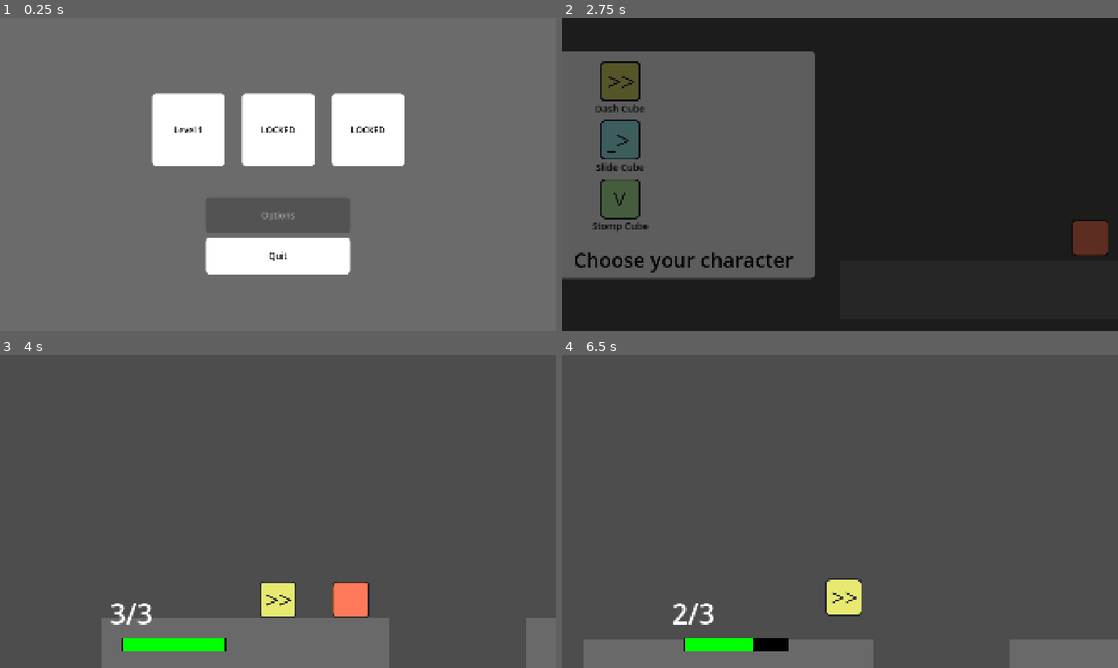
Above: before the commit, frames 1-4 (two rows, left to right).
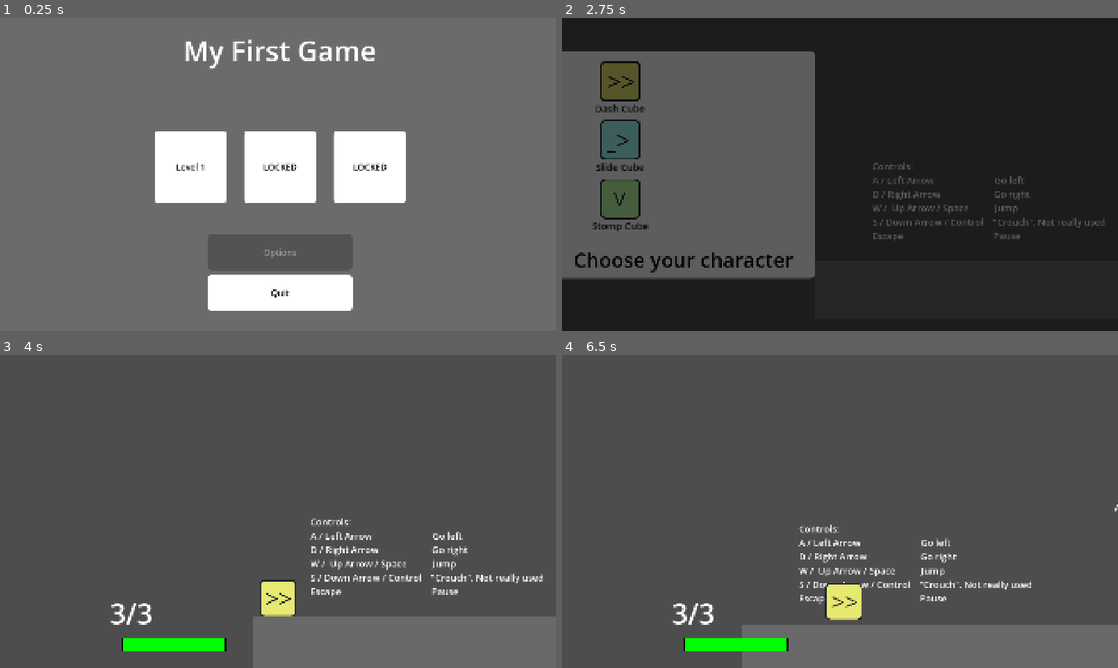
Above: after the commit, the same moments.

Repository: foxorbit/my-first-game
Game: Godot game, scene res://ui/main_menu/main_menu.tscn
The game is run twice, just before and just after one commit, with the same random seed, the same clock (stepped at 60 frames per second) and the same inputs. The engine's default icon, where the game draws it, is replaced by a stand-in: a white triangle on a blue panel in a dark square.
Inputs:
- Up to frame 1 (0.25 s): no input
- Up to frame 2 (2.75 s): click "LOCKED" at 0.5 s; click "LOCKED" at 1.25 s; click "Level 1" at 2 s
- Up to frame 3 (4 s): hold D (move_right) 2.78-3.5 s; tap W (jump) at 2.85, 3.02, 3.32 s; click "Dash Cube" at 3.5 s
- Up to frame 4 (6.5 s): hold D (move_right) 4.28-5.03 s; tap G (crit_test) at 4.35 s; tap W (jump) at 4.52, 4.55, 4.82, 5.3, 6.02, 6.05, 6.32 s; hold A (move_left) 5.03-5.78 s; hold S (crouch) 5.03-5.78 s; hold D (move_right) from 5.78 s (still down); tap J (heal) at 5.85 s

The runs differ from the first frame. In frame 1, 17% of the frame differs, in the area x 27-73%, y 6-94%; in frame 2, 1.6%; in frame 3, 9.9%; in frame 4, 9.5%.

Commit message:
second commit

Diff:
--- a/scenes/levels/level_1.tscn
+++ b/scenes/levels/level_1.tscn
@@ -10,26 +10,31 @@
 [ext_resource type="Shader" uid="uid://b8wet44dvc7ak" path="res://shaders/hit_flash.tres" id="8_qxy0u"]
 [ext_resource type="PackedScene" uid="uid://dkqm8q16fiokt" path="res://scenes/assets/death_trigger.tscn" id="8_s8va5"]
 [ext_resource type="PackedScene" uid="uid://bmo2warpyxgcc" path="res://sounds/sound_manager.tscn" id="9_dga24"]
+[ext_resource type="Texture2D" uid="uid://cgl0c7ruyrq2r" path="res://scenes/assets/goal.png" id="9_wtwp4"]
+[ext_resource type="PackedScene" uid="uid://d2j7kk5n00yvs" path="res://tutorial/tutorial.tscn" id="11_excbq"]
+[ext_resource type="PackedScene" uid="uid://x41pwjkjhfu5" path="res://tutorial/tutorial_2.tscn" id="12_iav0o"]
+[ext_resource type="PackedScene" uid="uid://b7a0l86kkh280" path="res://tutorial/tutorial_3.tscn" id="13_dnkej"]
+[ext_resource type="PackedScene" uid="uid://cfmciymj2yq6d" path="res://tutorial/tutorial_4.tscn" id="14_mm8aj"]
 
-[sub_resource type="ShaderMaterial" id="ShaderMaterial_qxy0u"]
+[sub_resource type="ShaderMaterial" id="ShaderMaterial_wtwp4"]
 resource_local_to_scene = true
 shader = ExtResource("8_qxy0u")
 shader_parameter/enabled = false
 shader_parameter/tint = Color(1, 1, 1, 1)
 
-[sub_resource type="ShaderMaterial" id="ShaderMaterial_excbq"]
+[sub_resource type="ShaderMaterial" id="ShaderMaterial_iwr0g"]
 resource_local_to_scene = true
 shader = ExtResource("8_qxy0u")
 shader_parameter/enabled = false
 shader_parameter/tint = Color(1, 1, 1, 1)
 
-[sub_resource type="ShaderMaterial" id="ShaderMaterial_iav0o"]
+[sub_resource type="ShaderMaterial" id="ShaderMaterial_bahl2"]
 resource_local_to_scene = true
 shader = ExtResource("8_qxy0u")
 shader_parameter/enabled = false
 shader_parameter/tint = Color(1, 1, 1, 1)
 
-[sub_resource type="ShaderMaterial" id="ShaderMaterial_dnkej"]
+[sub_resource type="ShaderMaterial" id="ShaderMaterial_np2pn"]
 resource_local_to_scene = true
 shader = ExtResource("8_qxy0u")
 shader_parameter/enabled = false
@@ -44,8 +49,8 @@
 visible = false
 
 [node name="CollisionBox" parent="." unique_id=496134225 instance=ExtResource("1_nsrm0")]
-position = Vector2(500, 100)
-scale = Vector2(50, 10)
+position = Vector2(41.99994, 100)
+scale = Vector2(100, 10)
 
 [node name="CollisionBox2" parent="." unique_id=140921545 instance=ExtResource("1_nsrm0")]
 position = Vector2(2470, 100)
@@ -88,34 +93,34 @@
 position = Vector2(5340.68, -269.74)
 
 [node name="SpawnPoint" parent="." unique_id=1624334462 instance=ExtResource("2_x42e6")]
-position = Vector2(612, -207)
+position = Vector2(-873, -94)
 
 [node name="PlayerCamera" parent="." unique_id=744020186 instance=ExtResource("3_6761a")]
-visible = false
+position = Vector2(-873, 0)
 
 [node name="DummyCube" parent="." unique_id=641117753 instance=ExtResource("5_6761a")]
 position = Vector2(864, -99)
 
 [node name="CharacterSprite" parent="DummyCube" index="0" unique_id=939522657]
-material = SubResource("ShaderMaterial_qxy0u")
+material = SubResource("ShaderMaterial_wtwp4")
 
 [node name="PatrolCube" parent="." unique_id=1054494443 instance=ExtResource("6_sk5k4")]
 position = Vector2(6707, 393)
 
 [node name="CharacterSprite" parent="PatrolCube" index="0" unique_id=805528802]
-material = SubResource("ShaderMaterial_excbq")
+material = SubResource("ShaderMaterial_iwr0g")
 
 [node name="PatrolCube2" parent="." unique_id=342042080 instance=ExtResource("6_sk5k4")]
 position = Vector2(7648, 212)
 
 [node name="CharacterSprite" parent="PatrolCube2" index="0" unique_id=805528802]
-material = SubResource("ShaderMaterial_iav0o")
+material = SubResource("ShaderMaterial_bahl2")
 
 [node name="PatrolCube3" parent="." unique_id=1835220244 instance=ExtResource("6_sk5k4")]
 position = Vector2(1585, -75)
 
 [node name="CharacterSprite" parent="PatrolCube3" index="0" unique_id=805528802]
-material = SubResource("ShaderMaterial_dnkej")
+material = SubResource("ShaderMaterial_np2pn")
 
 [node name="Goal" type="Area2D" parent="." unique_id=409925270]
 position = Vector2(9613, 212)
@@ -124,7 +129,14 @@
 collision_mask = 2
 
 [node name="GoalCollision" type="CollisionShape2D" parent="Goal" unique_id=1238550973]
+position = Vector2(-12.919253, 0)
 shape = SubResource("RectangleShape2D_15q6v")
+
+[node name="Goal2" type="Sprite2D" parent="Goal" unique_id=1720340172]
+texture_filter = 1
+position = Vector2(-12.919312, 5.9627323)
+scale = Vector2(0.31444097, 0.31444097)
+texture = ExtResource("9_wtwp4")
 
 [node name="DeathTrigger" parent="." unique_id=419308849 instance=ExtResource("8_s8va5")]
 position = Vector2(5421, 1915)
@@ -134,6 +146,18 @@
 scale = Vector2(1000, 1)
 
 [node name="SoundManager" parent="." unique_id=775852667 instance=ExtResource("9_dga24")]
+
+[node name="Tutorial" parent="." unique_id=312555159 instance=ExtResource("11_excbq")]
+position = Vector2(-761, -351)
+
+[node name="Tutorial2" parent="." unique_id=1981872497 instance=ExtResource("12_iav0o")]
+position = Vector2(329, -425)
+
+[node name="Tutorial3" parent="." unique_id=1466948227 instance=ExtResource("13_dnkej")]
+position = Vector2(1159, 15)
+
+[node name="Tutorial4" parent="." unique_id=311422238 instance=ExtResource("14_mm8aj")]
+position = Vector2(9339, -9)
 
 [connection signal="cube_selected" from="CharacterSelect" to="PlayerCamera" method="_on_character_select_cube_selected"]
 [connection signal="cube_selected" from="CharacterSelect" to="SoundManager" method="_on_character_select_cube_selected"]
--- a/scenes/levels/level_2.tscn
+++ b/scenes/levels/level_2.tscn
@@ -6,25 +6,26 @@
 [ext_resource type="PackedScene" uid="uid://6y0e00bxds2b" path="res://scenes/assets/spawn_point.tscn" id="3_8qukl"]
 [ext_resource type="PackedScene" uid="uid://qj8v51bfhcah" path="res://scenes/assets/player_camera.tscn" id="4_3p04p"]
 [ext_resource type="PackedScene" uid="uid://chb1m2lighnlu" path="res://characters/enemies/patrol_cube.tscn" id="6_nt80m"]
+[ext_resource type="Texture2D" uid="uid://cgl0c7ruyrq2r" path="res://scenes/assets/goal.png" id="6_qsp8v"]
 [ext_resource type="Shader" uid="uid://b8wet44dvc7ak" path="res://shaders/hit_flash.tres" id="7_8qukl"]
 [ext_resource type="PackedScene" uid="uid://dkqm8q16fiokt" path="res://scenes/assets/death_trigger.tscn" id="7_ibugp"]
 [ext_resource type="PackedScene" uid="uid://bmo2warpyxgcc" path="res://sounds/sound_manager.tscn" id="9_3p04p"]
 
 [sub_resource type="RectangleShape2D" id="RectangleShape2D_15q6v"]
 
-[sub_resource type="ShaderMaterial" id="ShaderMaterial_3p04p"]
+[sub_resource type="ShaderMaterial" id="ShaderMaterial_nt80m"]
 resource_local_to_scene = true
 shader = ExtResource("7_8qukl")
 shader_parameter/enabled = false
 shader_parameter/tint = Color(1, 1, 1, 1)
 
-[sub_resource type="ShaderMaterial" id="ShaderMaterial_qsp8v"]
+[sub_resource type="ShaderMaterial" id="ShaderMaterial_brxtv"]
 resource_local_to_scene = true
 shader = ExtResource("7_8qukl")
 shader_parameter/enabled = false
 shader_parameter/tint = Color(1, 1, 1, 1)
 
-[sub_resource type="ShaderMaterial" id="ShaderMaterial_nt80m"]
+[sub_resource type="ShaderMaterial" id="ShaderMaterial_tv7cl"]
 resource_local_to_scene = true
 shader = ExtResource("7_8qukl")
 shader_parameter/enabled = false
@@ -92,23 +93,29 @@
 [node name="GoalCollision" type="CollisionShape2D" parent="Goal" unique_id=1238550973]
 shape = SubResource("RectangleShape2D_15q6v")
 
+[node name="Goal2" type="Sprite2D" parent="Goal" unique_id=48149282]
+texture_filter = 1
+position = Vector2(-5.6266785e-05, 6.7080665)
+scale = Vector2(0.31444097, 0.31444097)
+texture = ExtResource("6_qsp8v")
+
 [node name="PatrolCube" parent="." unique_id=1054494443 instance=ExtResource("6_nt80m")]
 position = Vector2(3487, -52)
 
 [node name="CharacterSprite" parent="PatrolCube" index="0" unique_id=805528802]
-material = SubResource("ShaderMaterial_3p04p")
+material = SubResource("ShaderMaterial_nt80m")
 
 [node name="PatrolCube2" parent="." unique_id=690370165 instance=ExtResource("6_nt80m")]
 position = Vector2(5334, -55)
 
 [node name="CharacterSprite" parent="PatrolCube2" index="0" unique_id=805528802]
-material = SubResource("ShaderMaterial_qsp8v")
+material = SubResource("ShaderMaterial_brxtv")
 
 [node name="PatrolCube3" parent="." unique_id=1371714805 instance=ExtResource("6_nt80m")]
 position = Vector2(8510, 908)
 
 [node name="CharacterSprite" parent="PatrolCube3" index="0" unique_id=805528802]
-material = SubResource("ShaderMaterial_nt80m")
+material = SubResource("ShaderMaterial_tv7cl")
 
 [node name="DeathTrigger" parent="." unique_id=419308849 instance=ExtResource("7_ibugp")]
 position = Vector2(5421, 3168)
--- a/scenes/levels/level_3.tscn
+++ b/scenes/levels/level_3.tscn
@@ -11,6 +11,7 @@
 [ext_resource type="PackedScene" uid="uid://b6g8em4vl7c7v" path="res://boss/boss_cutscene_trigger.tscn" id="6_fkk1g"]
 [ext_resource type="PackedScene" uid="uid://b2i61xj6cp5ti" path="res://boss/boss_cutscene.tscn" id="7_ugcn1"]
 [ext_resource type="PackedScene" uid="uid://fn4kt4pydspv" path="res://characters/enemies/dummy_cube.tscn" id="8_ugcn1"]
+[ext_resource type="Texture2D" uid="uid://cgl0c7ruyrq2r" path="res://scenes/assets/goal.png" id="9_lgrx1"]
 [ext_resource type="PackedScene" uid="uid://dgc2xxrbx7bja" path="res://characters/enemies/boss_cube.tscn" id="9_pimnq"]
 [ext_resource type="Shader" uid="uid://b8wet44dvc7ak" path="res://shaders/hit_flash.tres" id="10_2bnyt"]
 [ext_resource type="PackedScene" uid="uid://dkqm8q16fiokt" path="res://scenes/assets/death_trigger.tscn" id="11_n6eey"]
@@ -109,18 +110,18 @@
 
 [sub_resource type="RectangleShape2D" id="RectangleShape2D_15q6v"]
 
-[sub_resource type="ShaderMaterial" id="ShaderMaterial_lgrx1"]
-resource_local_to_scene = true
-shader = ExtResource("10_2bnyt")
-shader_parameter/enabled = false
-shader_parameter/tint = Color(1, 1, 1, 1)
-
 [sub_resource type="ShaderMaterial" id="ShaderMaterial_fhpes"]
 resource_local_to_scene = true
 shader = ExtResource("10_2bnyt")
 shader_parameter/enabled = false
 shader_parameter/tint = Color(1, 1, 1, 1)
 
+[sub_resource type="ShaderMaterial" id="ShaderMaterial_vmg1d"]
+resource_local_to_scene = true
+shader = ExtResource("10_2bnyt")
+shader_parameter/enabled = false
+shader_parameter/tint = Color(1, 1, 1, 1)
+
 [node name="Level3" type="Node2D" unique_id=2058454541]
 script = ExtResource("1_fkk1g")
 
@@ -198,8 +199,13 @@
 collision_mask = 2
 
 [node name="GoalCollision" type="CollisionShape2D" parent="Goal" unique_id=1238550973]
-visible = false
 shape = SubResource("RectangleShape2D_15q6v")
+
+[node name="Goal2" type="Sprite2D" parent="Goal" unique_id=546089816]
+texture_filter = 1
+position = Vector2(4.7683716e-06, 5.5900626)
+scale = Vector2(0.31444097, 0.31444097)
+texture = ExtResource("9_lgrx1")
 
 [node name="BossCutsceneTrigger" parent="." unique_id=1335038337 instance=ExtResource("6_fkk1g")]
 position = Vector2(466, -59)
--- /dev/null
+++ b/tutorial/tutorial.tscn
@@ -0,0 +1,14 @@
+[gd_scene format=3 uid="uid://d2j7kk5n00yvs"]
+
+[node name="Tutorial" type="Node2D" unique_id=312555159]
+
+[node name="Controls" type="Label" parent="." unique_id=198067324]
+offset_right = 40.0
+offset_bottom = 23.0
+theme_override_font_sizes/font_size = 32
+text = "Controls:
+A / Left Arrow                          Go left
+D / Right Arrow                       Go right
+W /  Up Arrow / Space           Jump
+S / Down Arrow / Control    \"Crouch\". Not really used
+Escape                                       Pause"
--- /dev/null
+++ b/tutorial/tutorial_2.tscn
@@ -0,0 +1,67 @@
+[gd_scene format=3 uid="uid://x41pwjkjhfu5"]
+
+[ext_resource type="Texture2D" uid="uid://dnchpyo3a83hl" path="res://characters/players/assets/dash_cube.png" id="1_ndjpr"]
+[ext_resource type="Texture2D" uid="uid://qjntgkvmv5w5" path="res://characters/players/assets/slide_cube.png" id="2_kytdj"]
+[ext_resource type="Texture2D" uid="uid://dyi0y5301s2ds" path="res://characters/players/assets/stomp_cube.png" id="3_x20oh"]
+
+[node name="Tutorial2" type="Node2D" unique_id=312555159]
+
+[node name="Attacks" type="Label" parent="." unique_id=198067324]
+offset_right = 40.0
+offset_bottom = 23.0
+theme_override_font_sizes/font_size = 32
+text = "Attack with Shift"
+
+[node name="DashText" type="Label" parent="Attacks" unique_id=1359436074]
+layout_mode = 1
+anchors_preset = 4
+anchor_top = 0.5
+anchor_bottom = 0.5
+offset_left = 73.0
+offset_top = 40.5
+offset_right = 792.0
+offset_bottom = 87.5
+grow_vertical = 2
+theme_override_font_sizes/font_size = 34
+text = "Dash in movement direction while in the air"
+
+[node name="SlideText" type="Label" parent="Attacks" unique_id=2009720820]
+layout_mode = 1
+anchors_preset = 4
+anchor_top = 0.5
+anchor_bottom = 0.5
+offset_left = 73.0
+offset_top = 101.5
+offset_right = 827.0
+offset_bottom = 146.5
+grow_vertical = 2
+theme_override_font_sizes/font_size = 32
+text = "Slide in movement direction while on the ground"
+
+[node name="StompText" type="Label" parent="Attacks" unique_id=1539295853]
+layout_mode = 1
+anchors_preset = 4
+anchor_top = 0.5
+anchor_bottom = 0.5
+offset_left = 73.0
+offset_top = 161.49998
+offset_right = 433.0
+offset_bottom = 206.49998
+grow_vertical = 2
+theme_override_font_sizes/font_size = 32
+text = "Stomp while in the air"
+
+[node name="Dash" type="Sprite2D" parent="Attacks" unique_id=1592619135]
+position = Vector2(37, 86)
+scale = Vector2(0.390625, 0.390625)
+texture = ExtResource("1_ndjpr")
+
+[node name="Slide" type="Sprite2D" parent="Attacks" unique_id=1276384980]
+position = Vector2(37, 146)
+scale = Vector2(0.390625, 0.390625)
+texture = ExtResource("2_kytdj")
+
+[node name="Stomp" type="Sprite2D" parent="Attacks" unique_id=683994750]
+position = Vector2(37, 205.99998)
+scale = Vector2(0.390625, 0.390625)
+texture = ExtResource("3_x20oh")
--- /dev/null
+++ b/tutorial/tutorial_3.tscn
@@ -0,0 +1,10 @@
+[gd_scene format=3 uid="uid://b7a0l86kkh280"]
+
+[node name="Tutorial3" type="Node2D" unique_id=312555159]
+
+[node name="DoubleJump" type="Label" parent="." unique_id=198067324]
+offset_right = 40.0
+offset_bottom = 23.0
+theme_override_font_sizes/font_size = 32
+text = "You can also
+double jump"
--- /dev/null
+++ b/tutorial/tutorial_4.tscn
@@ -0,0 +1,11 @@
+[gd_scene format=3 uid="uid://cfmciymj2yq6d"]
+
+[node name="Tutorial4" type="Node2D" unique_id=312555159]
+
+[node name="Goal" type="Label" parent="." unique_id=198067324]
+offset_right = 40.0
+offset_bottom = 23.0
+theme_override_font_sizes/font_size = 32
+text = "Level complete trigger
+                    |
+                    V"
--- a/ui/main_menu/main_menu.tscn
+++ b/ui/main_menu/main_menu.tscn
@@ -29,10 +29,10 @@
 anchor_top = 0.5
 anchor_right = 0.5
 anchor_bottom = 0.5
-offset_left = -4.0
-offset_top = -4.0
-offset_right = 4.0
-offset_bottom = 4.0
+offset_left = 2.5
+offset_top = 124.0
+offset_right = 10.5
+offset_bottom = 132.0
 grow_horizontal = 2
 grow_vertical = 2
 
@@ -113,15 +113,29 @@
 grow_vertical = 2
 text = "Quit"
 
+[node name="GameTitle" type="Label" parent="." unique_id=325941086]
+layout_mode = 1
+anchors_preset = 5
+anchor_left = 0.5
+anchor_right = 0.5
+offset_left = -434.0
+offset_top = 47.0
+offset_right = 447.0
+offset_bottom = 179.0
+grow_horizontal = 2
+theme_override_font_sizes/font_size = 96
+text = "My First Game"
+horizontal_alignment = 1
+
 [node name="DemoCompleteLabel" type="Label" parent="." unique_id=417062552]
 layout_mode = 1
 anchors_preset = 5
 anchor_left = 0.5
 anchor_right = 0.5
-offset_left = -440.5
-offset_top = 75.0
-offset_right = 440.5
-offset_bottom = 207.0
+offset_left = -434.0
+offset_top = 203.0
+offset_right = 447.0
+offset_bottom = 335.0
 grow_horizontal = 2
 theme_override_font_sizes/font_size = 96
 
Binary file added: scenes/assets/goal.png
Not shown, added: scenes/assets/goal.png.import
Not shown: 2 places in scenes/levels/level_3.tscn that only renumber resources
Not shown, changed: .gitignore
